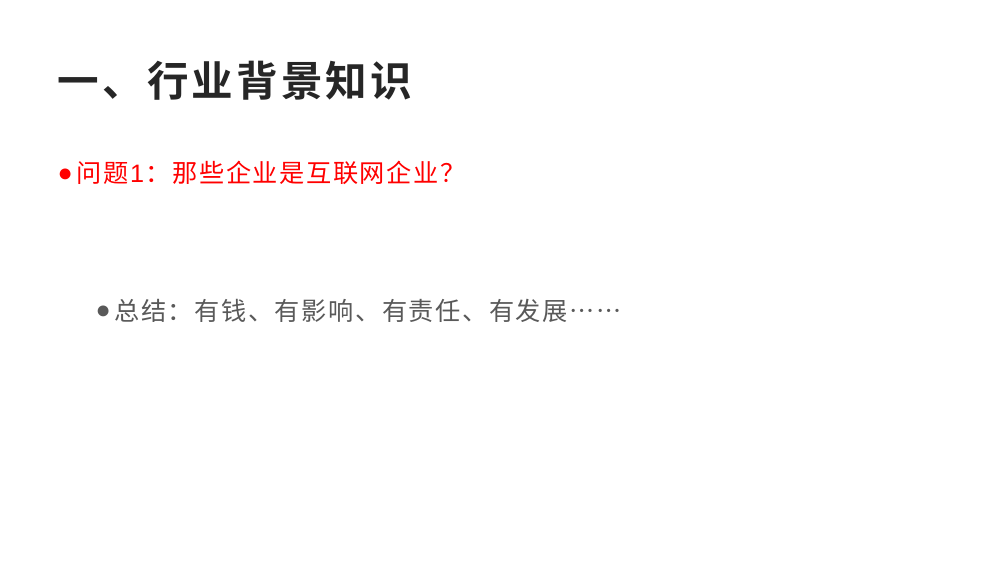
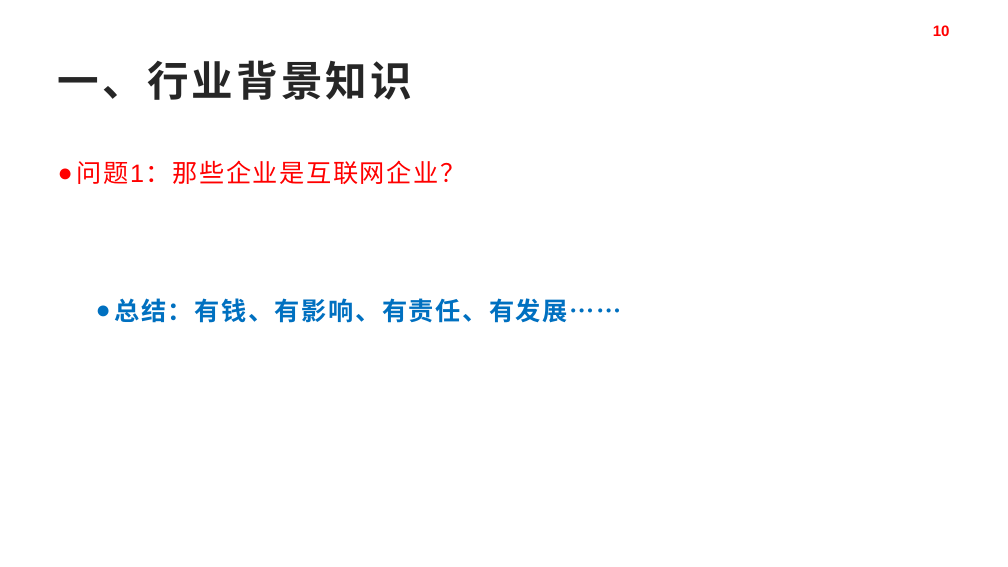
Before and after one commit to pkcile/firstPage, a slide deck: slide 10 of job/gis/download/GIS行业应用-12-28.pptx (slide 9 before the commit). Drawn at 1008x567 pixels with LibreOffice and Linux fonts; fonts in the diff are those of the drawing. Boxes give left, top, right and bottom in pixels: in the first picture for what was removed or moved away, otherwise in the second. Text is boxed around its words. In the diff, an @@ line names an element or a change of style, - is before the commit and + after.

Commit message:
GIS行业应用-12-28-更新

```diff
--- a/job/gis/download/GIS行业应用-12-28.pptx
+++ b/job/gis/download/GIS行业应用-12-28.pptx
@@ page number added at [933,25,950,36], 14.4 pt, text #FF0000, bold @@
+10
@@ text at [114,298,621,323]: text colour #595959 to #0070C0, bold on in "总结：有钱、有影响、有责任、有发展……" @@
```
Also in this commit, not shown: 66 other slides changed, 1 slide added, 2 slides removed, 3 other files.
